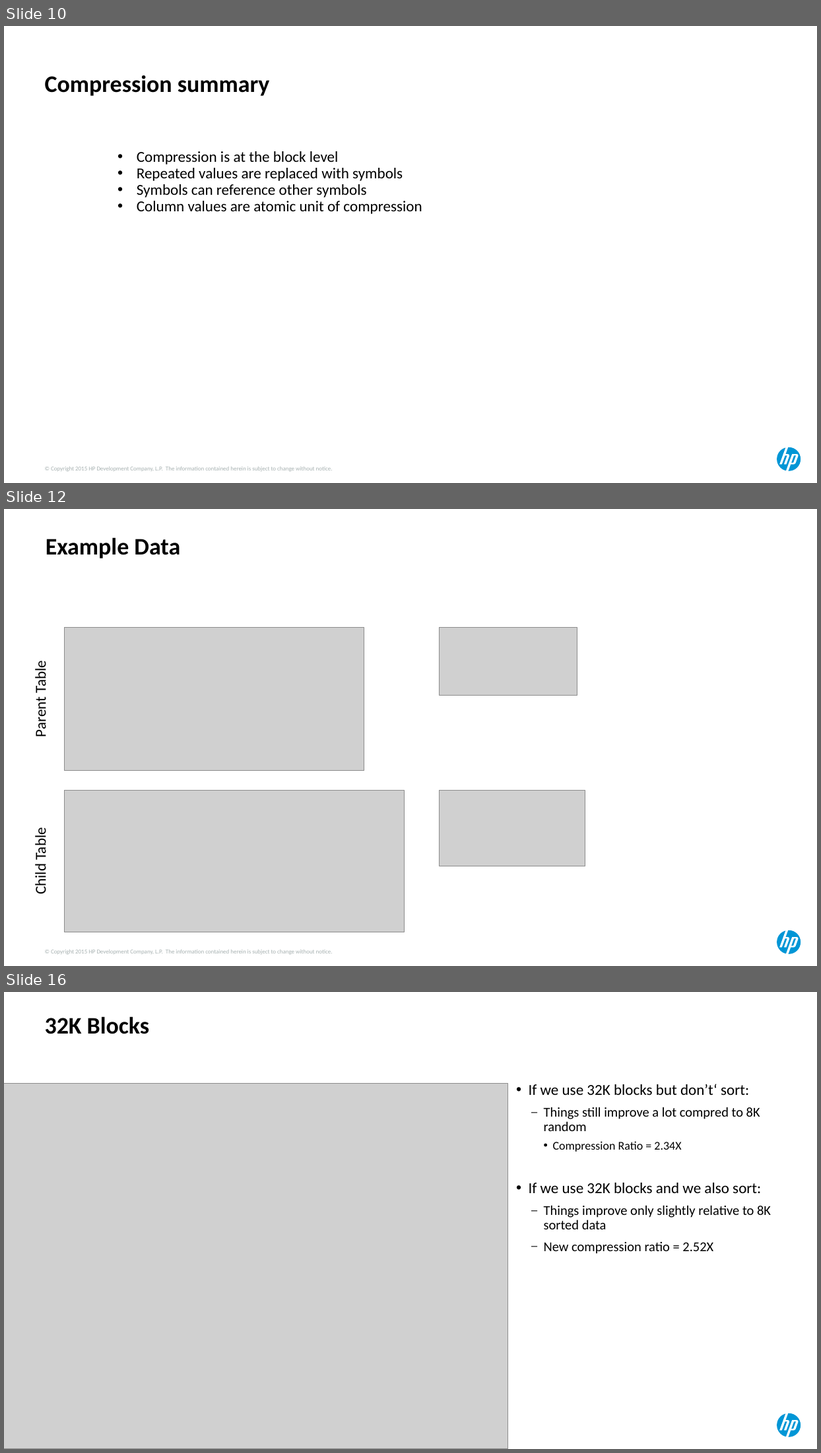
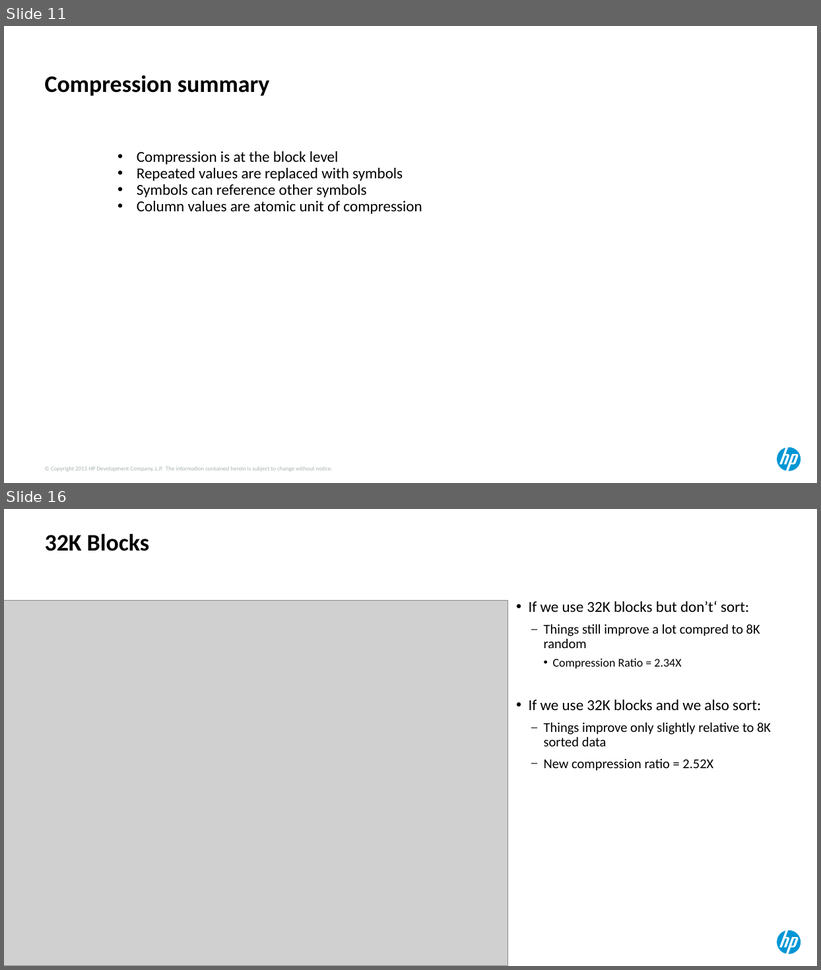
Before and after one commit to Dyland28/HP-Data-Compression, a slide deck: compression_sand_weiss_hotsos_2018.pptx. Shown one above the other, each under a label of ours: slides 10, 12 and 16 before the commit, slides 11 and 16 after it; the slides between them are not shown. The pictures are 821x1453 and 821x970 pixels, drawn with LibreOffice and Linux fonts; fonts in the diff are those of the drawing; grey boxes stand for pictures. Boxes give left, top, right and bottom in pixels: in the first picture for what was removed or moved away, otherwise in the second. Text is boxed around its words. In the diff, an @@ line names an element or a change of style, - is before the commit and + after.

```diff
--- a/compression_sand_weiss_hotsos_2018.pptx
+++ b/compression_sand_weiss_hotsos_2018.pptx
@@ slide 12 removed at (4, 509, 817, 966), background #FFFFFF; not listed: 2 template elements that a slide beside it also shows @@
@@ title removed at (46, 537, 180, 559) @@
-Example Data
@@ picture removed at (64, 627, 364, 770) @@
@@ picture removed at (440, 627, 578, 695) @@
@@ text removed at (31, 663, 50, 736) @@
-Parent Table
@@ picture removed at (65, 791, 404, 932) @@
@@ picture removed at (440, 791, 585, 867) @@
@@ text removed at (31, 830, 50, 894) @@
-Child Table
@@ what was slide 10 is now slide 11 @@
```
Also in this commit, not shown: 5 slides changed, 3 slides added, 1 other slide removed.
